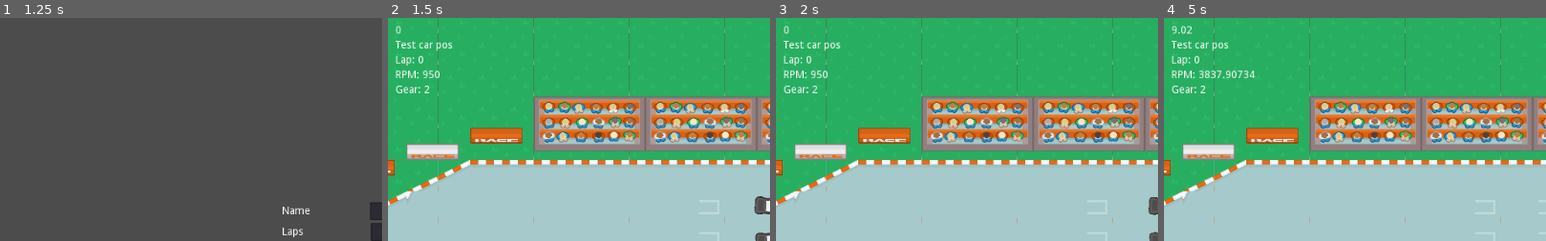
Above: before the commit, frames 1-4 (left to right).
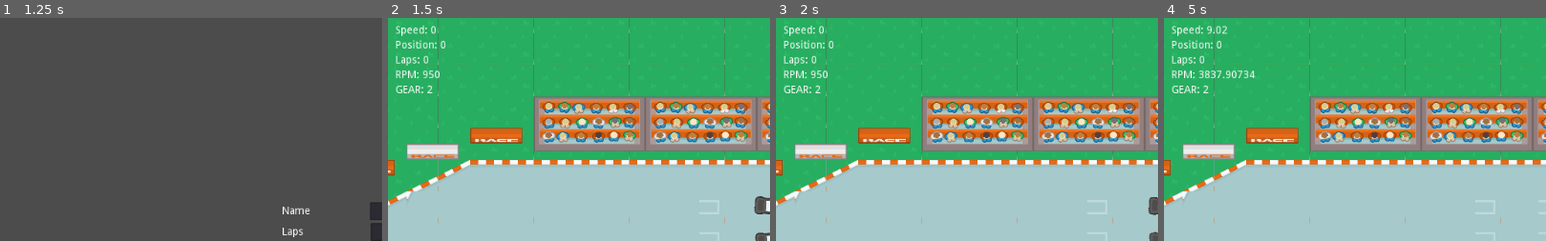
Above: after the commit, the same moments.

Repository: juancitortiz/gran-turrismo
Game: Godot game, scene res://scenes/Menu.tscn
Same seed, same stepped clock (60 frames per second), same inputs: the game is played once before the commit and once after it.
Inputs (mouse positions are % of the whole screen's width and height, from its top left):
- Up to frame 1 (1.25 s): click "Start" at 0.5 s
- Up to frame 2 (1.5 s): click "Play" at 1.25 s
- Up to frame 3 (2 s): no input
- Up to frame 4 (5 s): move the mouse to (72, 45) at 2.02 s; hold Right (ui_right) 2.03-2.78 s; tap Space (ui_select) at 2.27, 3.02, 4.52 s; move the mouse to (30, 55) at 2.77 s; hold Down (ui_down) 2.78-3.53 s; move the mouse to (60, 28) at 3.52 s; hold Right (ui_right) 3.53-4.28 s; move the mouse to (45, 70) at 4.27 s; hold Up (ui_up) from 4.28 s (still down)
The pictures show only the part of the screen within x 0-50%, y 0-50%; the shares and areas given below are measured in that part.

Frame 1 is identical in both runs. In frame 2, 0.8% of the frame differs, in the area x 2-17%, y 3-34%; in frame 3, 0.8%; in frame 4, 0.9%.

Commit message:
Decoupling UI from Main.gd

Diff:
--- a/scenes/Main.tscn
+++ b/scenes/Main.tscn
@@ -34,3 +34,6 @@
 [node name="Player6" parent="." instance=ExtResource( 2 )]
 position = Vector2( 2101.51, 1096.16 )
 bot = true
+
+[connection signal="update_finish_race" from="." to="Control UI" method="_on_Main_update_finish_race"]
+[connection signal="update_stats" from="." to="Control UI" method="_on_Main_update_stats"]
--- a/scripts/ControlUI.gd
+++ b/scripts/ControlUI.gd
@@ -2,3 +2,14 @@
 
 func _ready():
 	pass
+
+func _on_Main_update_stats(laps, position, speed, rpm, gear):
+	$CanvasLayer/LapsLabel.text = "Laps: " + laps
+	$CanvasLayer/CarPosLabel.text = "Position: " + position
+	$CanvasLayer/SpeedLabel.text = "Speed: " + speed
+	$CanvasLayer/RPMLabel.text = "RPM: " + rpm
+	$CanvasLayer/GearLabel.text = "GEAR: " + gear
+
+func _on_Main_update_finish_race(visible, msg):
+	$CanvasLayer/WonMessageLabel.set_visible(visible)
+	$CanvasLayer/WonMessageLabel.text = msg
--- a/scripts/Main.gd
+++ b/scripts/Main.gd
@@ -4,6 +4,9 @@
 onready var number_of_laps = 1
 export (bool) var free_mode = false
 onready var players = Array()
+
+signal update_stats(laps, position, speed, rpm, gear)
+signal update_finish_race(visible, msg)
 
 func _ready():
 	number_of_laps = Global.laps
@@ -12,8 +15,7 @@
 		if !player.bot:
 			player.car.automatic = Global.is_auto_transmission
 		player.curve_points = _set_player_curve_points()
-	$"Control UI/CanvasLayer/WonMessageLabel".set_visible(false)
-	#$"Control UI/CanvasLayer/CarPosLabel".set_visible(false)
+	emit_signal("update_finish_race", false, "")
 	if free_mode:
 		print("(Main) Free mode!")
 
@@ -33,18 +35,24 @@
 
 func _process(_delta):
 	var actual_speed = $Player/Car.get_speed()
-	$"Control UI/CanvasLayer/SpeedLabel".text = str(actual_speed)
-	$"Control UI/CanvasLayer/LapsLabel".text = "Lap: " + str($Player.current_lap)
-	$"Control UI/CanvasLayer/RPMLabel".text = "RPM: " + str($Player/Car.get_current_rpm())
-	$"Control UI/CanvasLayer/GearLabel".text = "Gear: " + str($Player/Car.get_actual_gear())
+	emit_signal("update_stats",
+				str($Player.current_lap),
+				str(0), str(actual_speed),
+				str($Player/Car.get_current_rpm()),
+				str($Player/Car.get_actual_gear()))
 	if race_stat != "finished" and !free_mode:
 		_check_lap_state()
 		_check_positions()
 
 func _check_lap_state():
 	if($Player.current_lap == number_of_laps):
-		$"Control UI/CanvasLayer/WonMessageLabel".set_visible(true)
-		$"Control UI/CanvasLayer/WonMessageLabel".text = "You won!!"
+		"""
+		Nota message:
+			De momento va a tener este mensaje, la idea es cambiarlo
+			una vez tenga hecho lo de las posiciones
+		"""
+		var message = "You finished!"
+		emit_signal("update_finish_race", true, str(message))
 		race_stat = "finished"
 		yield(get_tree().create_timer(3.0), "timeout")
 		_exit_level()
@@ -56,7 +64,7 @@
 func _exit_level():
 	$Player.queue_free()
 	$Terrain.queue_free()
-	#$"Control UI".queue_free()
+	$"Control UI".queue_free()
 	$".".queue_free()
 	print("(Main) change scene to Menu")
 	Global.check_change_scene_status(get_tree().change_scene("res://scenes/Menu.tscn"))
